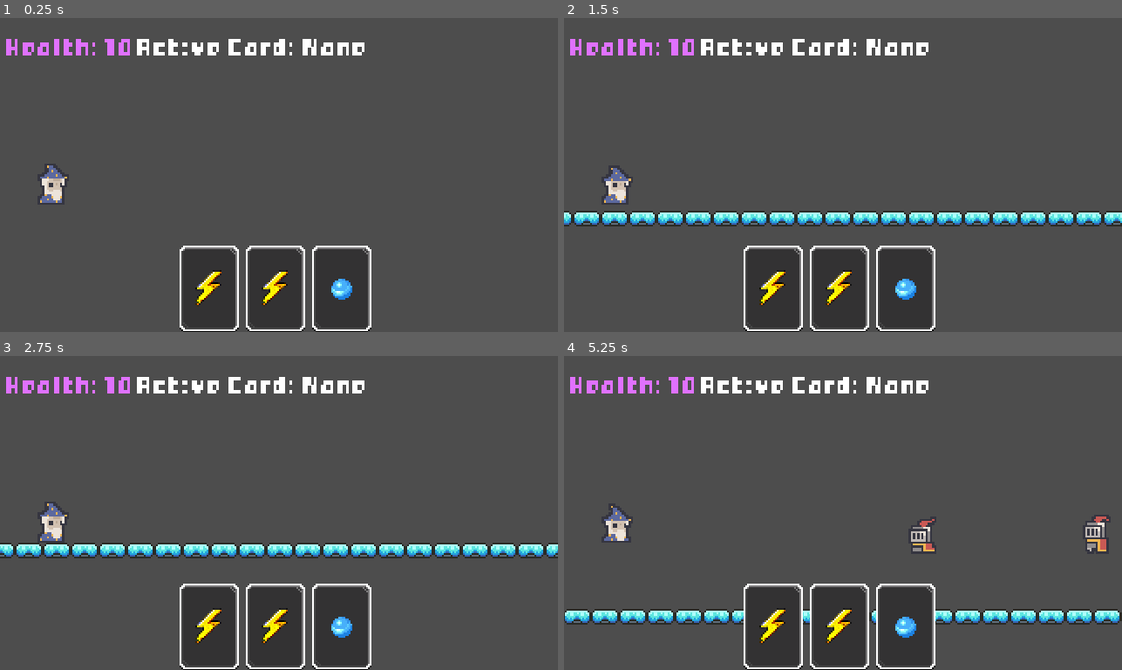
Above: before the commit, frames 1-4 (two rows, left to right).
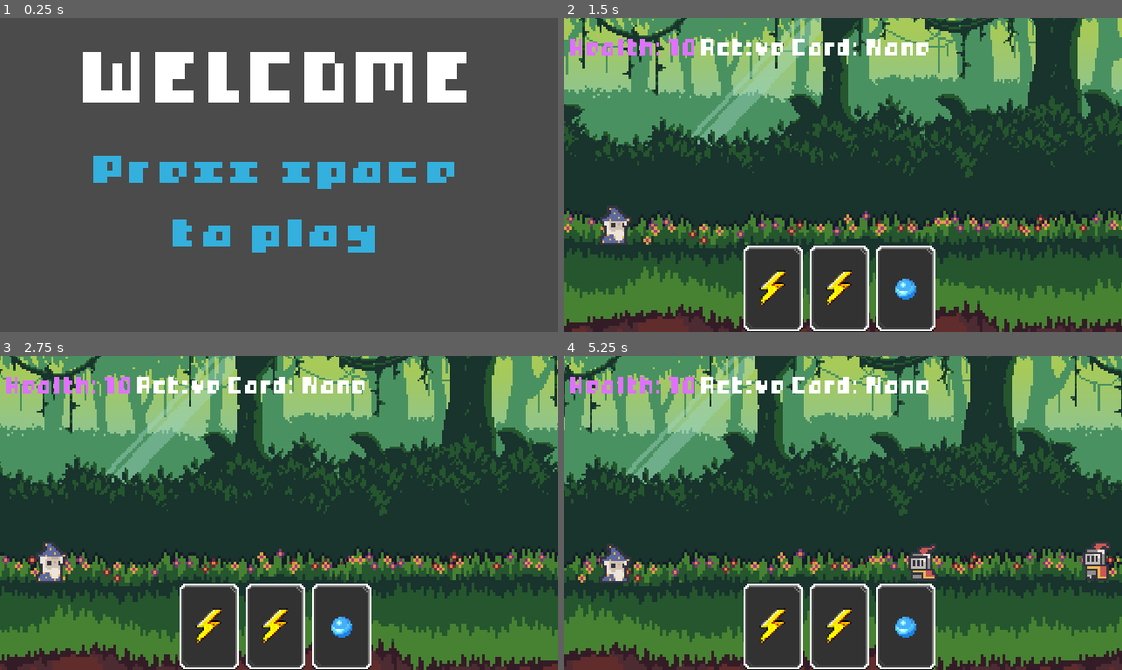
Above: after the commit, the same moments.

Repository: conniepocky/tower-defence-auto-scroller
Game: Godot game, scene res://main.tscn
The game is run twice, just before and just after one commit, with the same random seed, the same clock (stepped at 60 frames per second) and the same inputs.
Inputs (mouse positions are in pixels of both pictures, inside the frame that each line leads up to):
- Up to frame 1 (0.25 s): no input
- Up to frame 2 (1.5 s): tap Space at 0.5 s; move the mouse to (965, 159) at 0.52 s; hold Right (ui_right) 0.53-1.25 s; tap Enter (ui_accept) at 0.6, 0.77, 1.07 s; click (965, 159) at 0.67 s; drag from (731, 190) to (815, 237) at 1.27 s
- Up to frame 3 (2.75 s): move the mouse to (334, 443) at 2.02 s; hold Left (ui_left) from 2.03 s (still down); tap Shift at 2.1 s; click (334, 443) at 2.17 s; tap Enter (ui_accept) at 2.3 s
- Up to frame 4 (5.25 s): release Left (ui_left) at 2.75 s; drag from (815, 575) to (675, 465) at 2.77 s; drag from (1071, 509) to (870, 513) at 3.52 s; drag from (675, 465) to (1004, 509) at 4.27 s; move the mouse to (1116, 509) at 5.02 s; hold Right (ui_right) from 5.03 s (still down); tap Enter (ui_accept) at 5.1 s; click (1116, 509) at 5.17 s

The runs differ from the first frame. In frame 1, 21% of the frame differs, in the area x 1-84%, y 6-100%; in frame 2, 89%; in frame 3, 88%; in frame 4, 89%, in the area x 0-100%, y 0-100%.

Commit message:
parallax backgroud, bug fix combos

Diff:
--- a/main.tscn
+++ b/main.tscn
@@ -14,6 +14,10 @@
 [ext_resource type="Texture2D" uid="uid://cvwuqrcaiu7v7" path="res://images/cards/bubble_card.png" id="10_w48qg"]
 [ext_resource type="Texture2D" uid="uid://b144hfnuduhd8" path="res://images/cards/card.png" id="10_ycdy4"]
 [ext_resource type="AudioStream" uid="uid://cesg3gmxtiquk" path="res://sound/bubble-pop-06-351337.mp3" id="12_dg77c"]
+[ext_resource type="Texture2D" uid="uid://lq7k8suf88ud" path="res://images/background/1.Backround.png" id="15_yaehf"]
+[ext_resource type="Texture2D" uid="uid://c5xw352o4bk3k" path="res://images/background/2.Trees_back.png" id="16_074og"]
+[ext_resource type="Texture2D" uid="uid://df2we04j707oe" path="res://images/background/3.Trees_front.png" id="17_cegan"]
+[ext_resource type="Texture2D" uid="uid://dh56vu8nltmrw" path="res://images/background/4.Ground.png" id="18_074og"]
 
 [sub_resource type="TileSetAtlasSource" id="TileSetAtlasSource_7mycd"]
 texture = ExtResource("1_lquwl")
@@ -95,6 +99,8 @@
 "speed": 5.0
 }]
 
+[sub_resource type="WorldBoundaryShape2D" id="WorldBoundaryShape2D_074og"]
+
 [node name="Node2D" type="Node2D"]
 
 [node name="puzzle" parent="." instance=ExtResource("1_4c57u")]
@@ -108,6 +114,7 @@
 
 [node name="Player" type="CharacterBody2D" parent="." node_paths=PackedStringArray("puzzle") groups=["player"]]
 process_mode = 3
+position = Vector2(-3, 197)
 script = ExtResource("2_h2yge")
 puzzle = NodePath("../puzzle")
 
@@ -116,6 +123,7 @@
 shape = SubResource("RectangleShape2D_h2yge")
 
 [node name="Camera2D" type="Camera2D" parent="Player"]
+position = Vector2(1, -23)
 zoom = Vector2(2, 2)
 drag_horizontal_offset = -0.9
 drag_vertical_offset = -1.0
@@ -207,7 +215,6 @@
 stream = ExtResource("6_272bh")
 
 [node name="StartLayer" type="CanvasLayer" parent="."]
-visible = false
 
 [node name="StartScreen" type="ColorRect" parent="StartLayer"]
 anchors_preset = 15
@@ -301,4 +308,51 @@
 [node name="BubbleSFX" type="AudioStreamPlayer2D" parent="."]
 stream = ExtResource("12_dg77c")
 
+[node name="ParallaxBackground" type="ParallaxBackground" parent="."]
+
+[node name="ParallaxLayer" type="ParallaxLayer" parent="ParallaxBackground"]
+motion_mirroring = Vector2(320, 0)
+
+[node name="Sprite2D" type="Sprite2D" parent="ParallaxBackground/ParallaxLayer"]
+texture_filter = 1
+scale = Vector2(1.2, 1.2)
+texture = ExtResource("15_yaehf")
+centered = false
+
+[node name="ParallaxLayer2" type="ParallaxLayer" parent="ParallaxBackground"]
+motion_mirroring = Vector2(320, 0)
+
+[node name="Sprite2D" type="Sprite2D" parent="ParallaxBackground/ParallaxLayer2"]
+texture_filter = 1
+scale = Vector2(1.2, 1.2)
+texture = ExtResource("16_074og")
+centered = false
+
+[node name="ParallaxLayer3" type="ParallaxLayer" parent="ParallaxBackground"]
+motion_mirroring = Vector2(320, 0)
+
+[node name="Sprite2D" type="Sprite2D" parent="ParallaxBackground/ParallaxLayer3"]
+texture_filter = 1
+scale = Vector2(1.2, 1.2)
+texture = ExtResource("17_cegan")
+centered = false
+
+[node name="ParallaxLayer4" type="ParallaxLayer" parent="ParallaxBackground"]
+position = Vector2(0, 7)
+motion_mirroring = Vector2(320, 0)
+
+[node name="Sprite2D" type="Sprite2D" parent="ParallaxBackground/ParallaxLayer4"]
+texture_filter = 1
+position = Vector2(1, -54.000004)
+scale = Vector2(1.5293398, 1.7714233)
+texture = ExtResource("18_074og")
+centered = false
+
+[node name="GroundLayer" type="StaticBody2D" parent="."]
+position = Vector2(2, 68)
+
+[node name="CollisionShape2D" type="CollisionShape2D" parent="GroundLayer"]
+position = Vector2(5, 147)
+shape = SubResource("WorldBoundaryShape2D_074og")
+
 [connection signal="pressed" from="GameOverLayer/GameOverScreen/Button" to="Player" method="_on_button_pressed"]
--- a/scripts/card_manager.gd
+++ b/scripts/card_manager.gd
@@ -26,7 +26,7 @@
 
 	if player and "bubble_active" in player:
 		var retries = 0
-		while new_card == "bubble" and player.bubble_active and retries < 10:
+		while new_card == "bubble" and player.bubble_active and retries < 10: # prevent infinite loop
 			new_card = deck.pick_random()
 			retries += 1
 
--- a/scripts/character_body_2d.gd
+++ b/scripts/character_body_2d.gd
@@ -37,9 +37,10 @@
 	get_node("../EnemyHurtSFX").play()
 
 	if "combo_trigger" in stats:
+		print(type)
+		print(current_status)
 		if current_status == stats["combo_trigger"]:
 			final_damage = stats["combo_damage"]
-			print("COMBO! CRITICAL HIT!")
 
 			current_status = ""
 			modulate = Color.WHITE
--- a/scripts/game_manager.gd
+++ b/scripts/game_manager.gd
@@ -12,8 +12,8 @@
 	},
 	"fire": {
 		"damage": 5,
-		"status_effect": "burn",
 		"image": "res://images/cards/fire_card.png",
+		"status_effect": "",
 		"combo_trigger": "oiled",
 		"combo_damage": 25,
 		"color": Color.ORANGE
@@ -26,8 +26,8 @@
 	},
 	"lightning": {
 		"damage": 5,
-		"status_effect": "shock",
 		"image": "res://images/cards/lightning_card.png",
+		"status_effect": "",
 		"combo_trigger": "wet",
 		"combo_damage": 20,
 		"color": Color.YELLOW
--- a/scripts/map_generator.gd
+++ b/scripts/map_generator.gd
@@ -1,22 +1,22 @@
 extends TileMapLayer
 
 var chunk_width = 30
-var floor_y = 5
+var floor_y = 7
 var source_id = 1
 var atlas_coords = Vector2i(0,3)
 
 var next_chunk_x = -20
 @onready var player = $"../Player"
 
-func _ready():
-	for i in range(3):
-		generate_chunk()
+#func _ready():
+	#for i in range(3):
+		#generate_chunk()
 
-func _process(delta):
-	var player_tile_pos = local_to_map(player.position)
-
-	if player_tile_pos.x > next_chunk_x - chunk_width:
-		generate_chunk()
+#func _process(delta):
+	#var player_tile_pos = local_to_map(player.position)
+	#
+	#if player_tile_pos.x > next_chunk_x - chunk_width:
+		#generate_chunk()
 
 func generate_chunk():
 	print("generating new ground at: ", next_chunk_x)
--- a/scripts/player.gd
+++ b/scripts/player.gd
@@ -80,8 +80,8 @@
 		velocity += get_gravity() * delta
 
 	# Handle jump.
-	if Input.is_action_just_pressed("ui_accept") and is_on_floor():
-		velocity.y = JUMP_VELOCITY
+	#if Input.is_action_just_pressed("ui_accept") and is_on_floor():
+		#velocity.y = JUMP_VELOCITY
 
 	velocity.x = SPEED
 
Binary file added: images/background/1.Backround.png
Not shown, added: images/background/1.Backround.png.import
Binary file added: images/background/2.Trees_back.png
Not shown, added: images/background/2.Trees_back.png.import
Binary file added: images/background/3.Trees_front.png
Not shown, added: images/background/3.Trees_front.png.import
Binary file added: images/background/4.Ground.png
Not shown, added: images/background/4.Ground.png.import
Not shown: 1 places in main.tscn that only renumber resources
